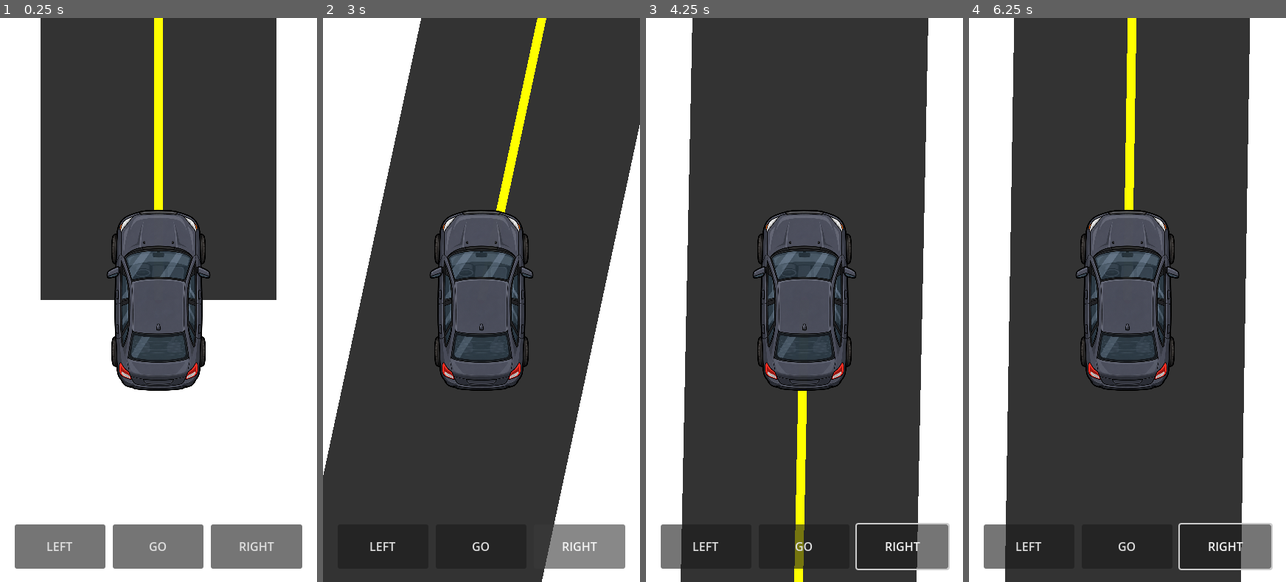
Above: before the commit, frames 1-4 (left to right).
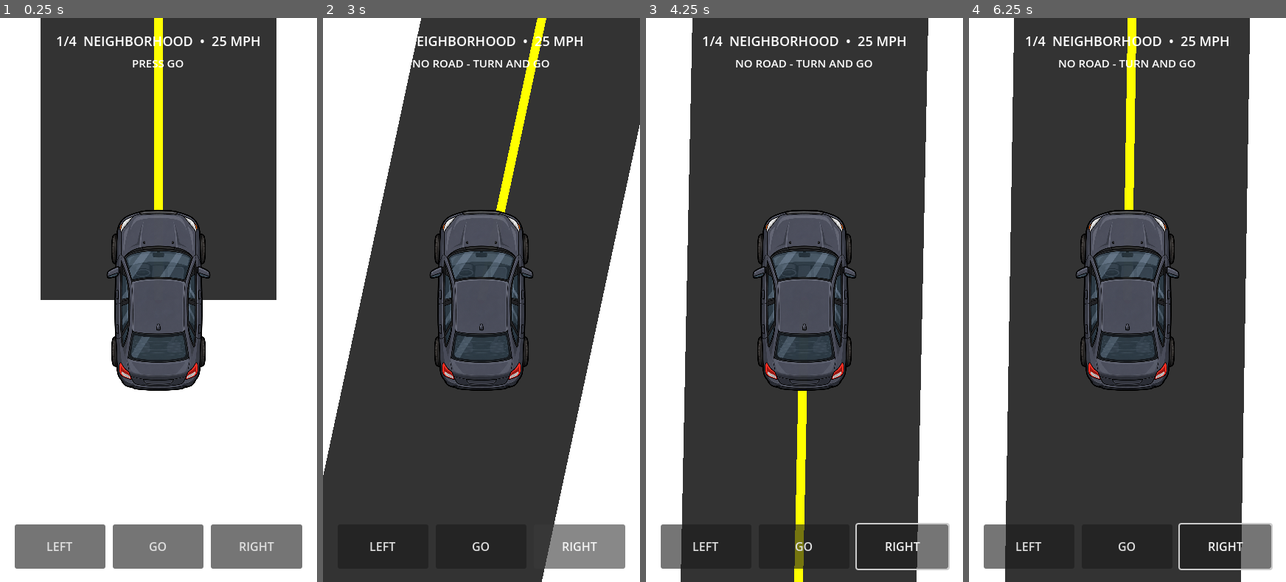
Above: after the commit, the same moments.

Repository: patrickcallahancomedy/comedian
Game: Godot game, scene res://scenes/drive/drive_module.tscn
Same seed, same stepped clock (60 frames per second), same inputs: the game is played once before the commit and once after it.
Inputs (mouse positions are in pixels of both pictures, inside the frame that each line leads up to):
- Up to frame 1 (0.25 s): no input
- Up to frame 2 (3 s): click "GO" at 0.5 s; click "GO" at 1.25 s; click "LEFT" at 2 s; click "RIGHT" at 2.75 s
- Up to frame 3 (4.25 s): tap Enter (ui_accept) at 3.5, 3.77 s; move the mouse to (874, 271) at 3.52 s; hold Right from 3.53 s (still down); click (874, 271) at 3.67 s
- Up to frame 4 (6.25 s): release Right at 4.25 s; drag from (1064, 328) to (1111, 412) at 4.27 s; tap Enter (ui_accept) at 5, 5.75 s; move the mouse to (1159, 175) at 5.02 s; hold Right 5.03-5.75 s; drag from (1111, 412) to (1032, 215) at 5.77 s

The runs differ from the first frame. In frame 1, 0.6% of the frame differs, in the area x 17-82%, y 3-9%; in frame 2, 0.7%; in frame 3, 0.8%; in frame 4, 0.8%.
Error before the commit: Invalid assignment of property or key 'text' with value of type 'String' on a base object of type 'null instance'. (res://scripts/drive/city_map.gd:909)

Commit message:
Add DRIVE stage and status labels

Diff:
--- a/godot/scenes/drive/drive_module.tscn
+++ b/godot/scenes/drive/drive_module.tscn
@@ -30,6 +30,26 @@
 grow_vertical = 2
 script = ExtResource("1_boj34")
 road_width = 320.0
+
+[node name="MapLabel" type="Label" parent="."]
+layout_mode = 0
+offset_left = 20.0
+offset_top = 18.0
+offset_right = 410.0
+offset_bottom = 46.0
+theme_override_font_sizes/font_size = 18
+text = "1/4  NEIGHBORHOOD  •  25 MPH"
+horizontal_alignment = 1
+
+[node name="StatusLabel" type="Label" parent="."]
+layout_mode = 0
+offset_left = 20.0
+offset_top = 50.0
+offset_right = 410.0
+offset_bottom = 76.0
+theme_override_font_sizes/font_size = 15
+text = "PRESS GO"
+horizontal_alignment = 1
 
 [node name="PlayerCar" type="TextureRect" parent="." unique_id=1726496357]
 layout_mode = 0
